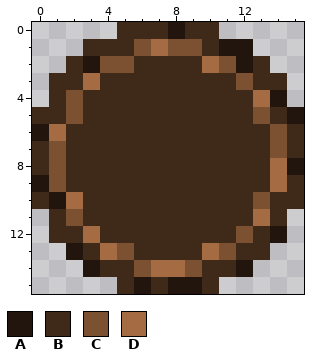
Pixel-art sprite -- CasaDesDiamantes/sprites/lightswitch_spr/layers/138032b9-d643-4e8a-8546-13519a906b36/9bf924db-9aa1-472a-a972-a5967dc8920a.png. That is the earlier state.
The file is 16x16 pixels. Colours within 5 levels of each other are drawn and written as one.
Palette (. is transparent): A #21150d  B #3f2919  C #7c5131  D #a56b42
Pixels before, first column x 0:
 0 .....BBBABB.....
 1 ...BBBCDCCBAA...
 2 ..BACCBBBBDCAB..
 3 .BBDBBBBBBBBCBB.
 4 .BCBBBBBBBBBBDA.
 5 BBCBBBBBBBBBBCBA
 6 ADBBBBBBBBBBBBCB
 7 BCBBBBBBBBBBBBCB
 8 BCBBBBBBBBBBBBDA
 9 ACBBBBBBBBBBBBDB
10 BADBBBBBBBBBBCBB
11 .BCBBBBBBBBBBDB.
12 .BBDBBBBBBBBCBA.
13 ..ABDCBBBBDCBB..
14 ...ABBCDDCBBA...
15 .....BABAAB.....
After the commit:
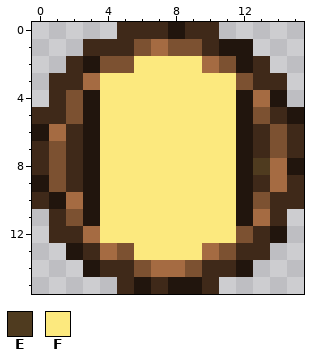
Colours new in this view: E #4f3b1f  F #fce97e
Difference:
y 2: x 6..9 BBBB -> FFFF
y 3: x 4..11 BBBBBBBB -> FFFFFFFF
y 4..7: x 3..12 BBBBBBBBBB -> AFFFFFFFFA
y 8: x 3..13 BBBBBBBBBBB -> AFFFFFFFFAE
y 9..11: x 3..12 BBBBBBBBBB -> AFFFFFFFFA
y 12: x 4..11 BBBBBBBB -> FFFFFFFF
y 13: x 6..9 BBBB -> FFFF
